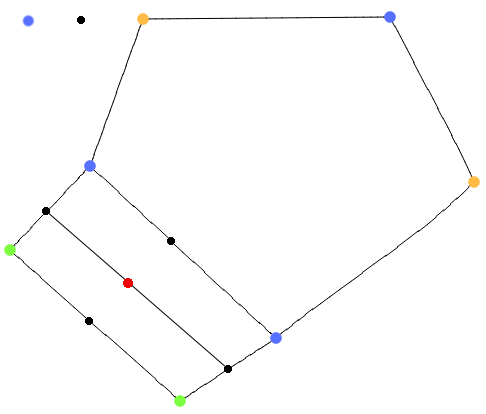
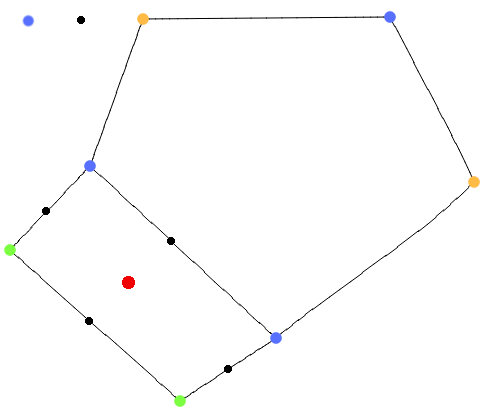
Layered file, before and after one edit (w=486, h=414). Changes by layer:
added layer "New control point" above "Additional points" over [122, 276, 135, 289]
painted on "Additional points" over [123, 278, 133, 288]
removed layer "Shape 3" over [48, 213, 226, 367]
added layer "Original verts" above "Orginal mesh" over [48, 213, 226, 367]
